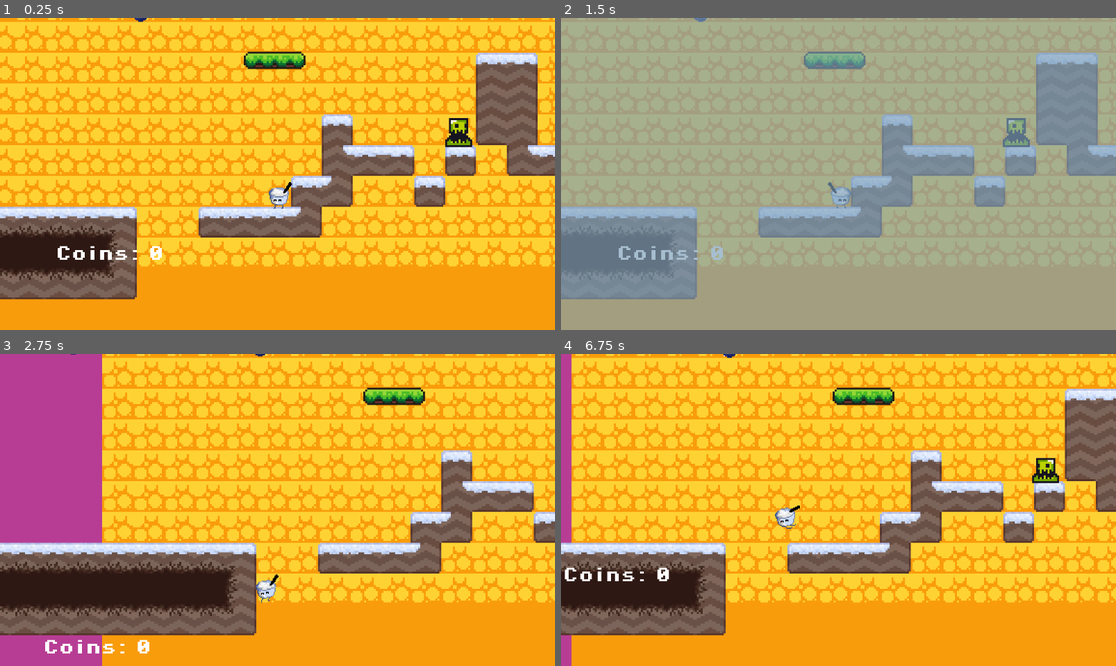
Above: before the commit, frames 1-4 (two rows, left to right).
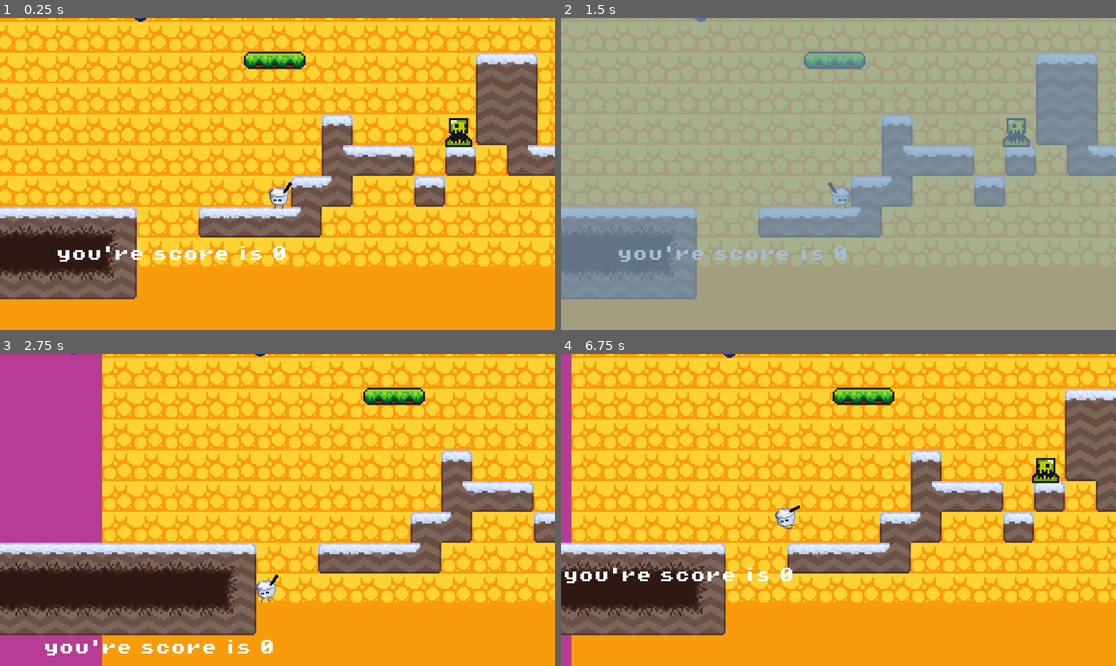
Above: after the commit, the same moments.

Repository: KingKiwiThe3rd/Priff-My-Beloved
Game: Godot game, scene res://scenes/game.tscn
The game is run twice, just before and just after one commit, with the same random seed, the same clock (stepped at 60 frames per second) and the same inputs. The engine's default icon, where the game draws it, is replaced by a stand-in: a white triangle on a blue panel in a dark square.
Inputs:
- Up to frame 1 (0.25 s): no input
- Up to frame 2 (1.5 s): hold Right (Move Right) from 0.53 s (still down); tap Shift (Dash) at 0.6 s; tap Space (Jump) at 0.77 s; tap F (time_slow) at 1.35 s
- Up to frame 3 (2.75 s): tap Space (Jump) at 1.52 s; release Right (Move Right) at 2.03 s; hold A (Move Left) from 2.03 s (still down); tap Shift (Dash) at 2.1 s
- Up to frame 4 (6.75 s): release A (Move Left) at 2.78 s; hold Right (Move Right) 2.78-4.28 s; tap F (time_slow) at 2.85, 4.35, 5.85 s; tap Space (Jump) at 3.02, 3.77, 4.52, 6.02 s; tap Shift (Dash) at 3.6, 5.1, 6.6 s; hold A (Move Left) 4.28-5.03 s; hold Right (Move Right) 5.03-5.78 s; hold A (Move Left) from 5.78 s (still down)

The runs differ from the first frame. In frame 1, 0.7% of the frame differs, in the area x 10-52%, y 73-79%; in frame 2, 0.6%; in frame 3, 0.7%; in frame 4, 0.7%, in the area x 0-42%, y 68-74%.

Commit message:
added end and red screen of death

Diff:
--- a/scenes/game.tscn
+++ b/scenes/game.tscn
@@ -495,3 +495,11 @@
 grow_horizontal = 2
 grow_vertical = 2
 color = Color(0.482353, 0.623529, 0.72549, 0.67451)
+
+[node name="RedOverlay" type="ColorRect" parent="CanvasLayer"]
+visible = false
+anchors_preset = -1
+anchor_right = 1.0
+anchor_bottom = 1.0
+grow_horizontal = 0
+color = Color(0.996078, 0, 0, 0.65098)
--- a/scenes/priff.tscn
+++ b/scenes/priff.tscn
@@ -290,3 +290,4 @@
 theme_override_fonts/font = ExtResource("9_posfk")
 theme_override_font_sizes/font_size = 8
 text = "you're score is 0"
+metadata/_edit_use_anchors_ = true
--- a/scripts/coin.gd
+++ b/scripts/coin.gd
@@ -1,28 +1,18 @@
 extends Area2D
 
-func _ready() -> void:
+func _ready():
+	# ensure you’ve hooked up the “body_entered” signal in the editor
 	print("im a coin")
-	# Make sure collision is enabled
-	monitoring = true
-	monitorable = true
-
+	pass
 
 func _on_body_entered(body: Node2D) -> void:
 	if body.name == "Priff":
-		emit_signal("coin_collected")
-
-		# Optional: Play collection animation/sound
-		# $AnimationPlayer.play("collect")
-		# $AudioStreamPlayer.play()
-
-		# Queue free with a slight delay if using animations
-		# await $AnimationPlayer.animation_finished
-		 # Try to get the UI Manager
-		var player = body
-		var ui_manager = player.get_node_or_null("UIManager")
-		if ui_manager:
-			print("UI Manager found! Adding point...")
-			ui_manager.add_point()
-		else:
-			print("UI Manager NOT found on player!")
-		queue_free()
+		# 1) update GameManager
+		GameManager.add_point()
+	# 2) update UI under Priff
+	var ui = body.get_node_or_null("UIManager")
+	if ui:
+		ui.add_point()
+	else:
+		print("UIManager not found under Priff!")
+	queue_free()
--- a/scripts/game_manager.gd
+++ b/scripts/game_manager.gd
@@ -1,12 +1,32 @@
+# GameManager.gd (autoloaded as “GameManager”)
 extends Node
 
-@onready var coin_counter: Label = $CoinCounter
+var coins: int = 0
+var checkpoint_position: Vector2 = Vector2.ZERO
 
-var score =0
-var checkpoint_position: Vector2 = Vector2.ZERO
 func add_point():
-	score +=1
-	coin_counter.text ="you're score is " + str(score)
+	coins += 1
+	if coins >= 1:
+		_on_ten_coins_reached()
 
-#func _process(delta):
-	#coin_counter.global_position = get_viewport().get_camera_2d().global_position + Vector2(-130, -90)
+func reset_coins():
+	coins = 0
+
+func _on_ten_coins_reached() -> void:
+	print("you win! here's your PRIZE [ :")
+	# show red overlay, wait 3s, respawn Priff, reset coins
+	var scene = get_tree().get_current_scene()
+	var overlay = scene.get_node_or_null("CanvasLayer/RedOverlay")
+	if overlay:
+		overlay.visible = true
+	await get_tree().create_timer(3.0).timeout
+	if overlay:
+		overlay.visible = false
+
+	var priff = scene.get_node_or_null("Priff")
+	if priff:
+		priff.die_and_respawn()
+	else:
+		push_error("Could not find Priff for respawn!")
+
+	reset_coins()
--- a/scripts/kill_zone.gd
+++ b/scripts/kill_zone.gd
@@ -9,7 +9,8 @@
 
 
 # Called every frame. 'delta' is the elapsed time since the previous frame.
-func _process(delta: float) -> void:
+func _process(_delta: float) -> void:
+	# now “_delta” silences the warning
 	pass
 
 
--- a/scripts/ui_manager.gd
+++ b/scripts/ui_manager.gd
@@ -1,53 +1,8 @@
+# UIManager.gd (attached to a Node under Priff)
 extends Node
 
-var coins = 0
-var coin_label = null
-
-func _ready():
-	print("UIManager _ready called")
-	print("Children of UIManager:")
-	for child in get_children():
-		print(" - ", child.name)
-
-	# Try to find the label directly
-	coin_label = find_label_node()
-
-	if coin_label:
-		update_coin_display()
-	else:
-		# Create a label if none exists
-		create_coin_label()
-		update_coin_display()
-
-# Helper function to find any Label node
-func find_label_node():
-	for child in get_children():
-		if child is Label:
-			print("Found a Label: ", child.name)
-			return child
-	return null
-
-# Create a label if none exists
-func create_coin_label():
-	print("Creating new coin label")
-	var new_label = Label.new()
-	new_label.name = "CoinCounter"
-	new_label.text = "Coins: 0"
-	# Set position and other properties
-	new_label.position = Vector2(10, 10)
-	add_child(new_label)
-	coin_label = new_label
+@onready var coin_counter: Label = $CoinCounter
 
 func add_point():
-	coins += 1
-	update_coin_display()
-
-func reset_coins():
-	coins = 0
-	update_coin_display()
-
-func update_coin_display():
-	if coin_label:
-		coin_label.text = "Coins: " + str(coins)
-	else:
-		print("ERROR: coin_label is still null!")
+	# read the global coin count and display it
+	coin_counter.text = "Coins: " + str(GameManager.coins)
Not shown: 1 places in scenes/game.tscn that only renumber resources
